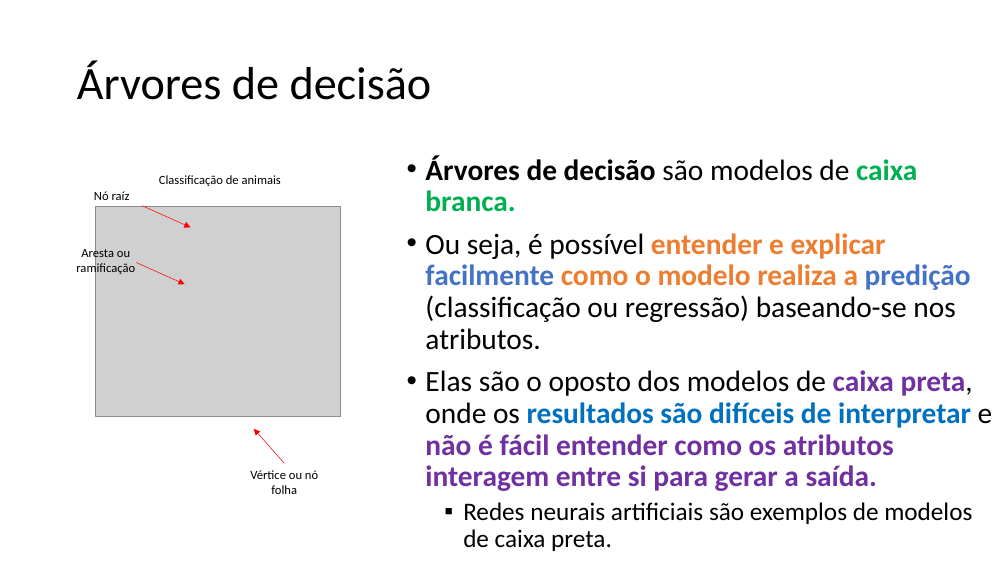
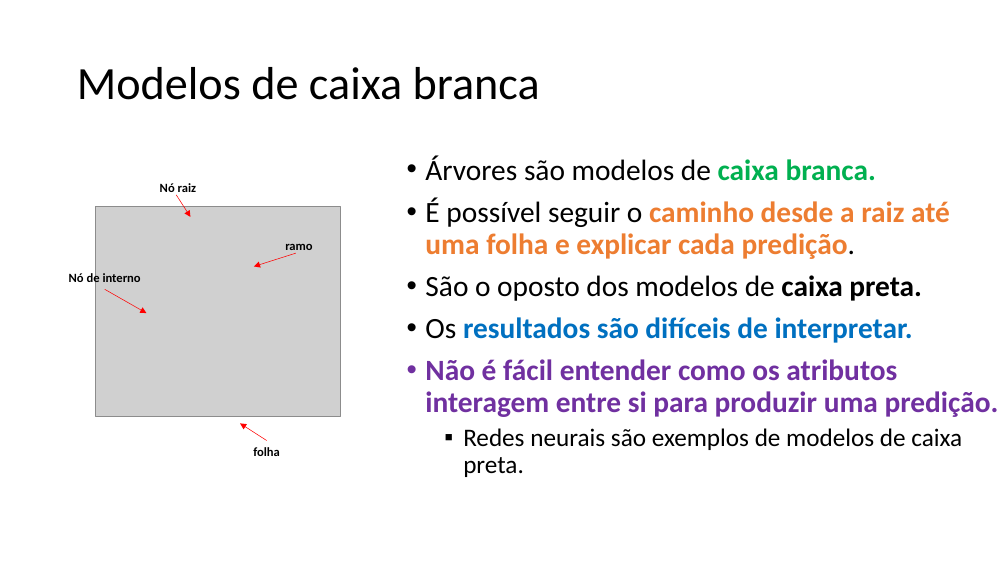
Before and after one commit to zz4fap/c24_inteligencia_artificial, a slide deck: slide 8 of slides/C24_Árvores_de_decisão.pptx (slide 14 before the commit). Drawn at 1008x567 pixels with LibreOffice and Linux fonts; fonts in the diff are those of the drawing; grey boxes stand for pictures. Boxes give left, top, right and bottom in pixels: in the first picture for what was removed or moved away, otherwise in the second. Text is boxed around its words. In the diff, an @@ line names an element or a change of style, - is before the commit and + after.

```diff
--- a/slides/C24_Árvores_de_decisão.pptx
+++ b/slides/C24_Árvores_de_decisão.pptx
@@ title at (77,67,540,100): text changed @@
-Árvores de decisão
+Modelos de caixa branca
@@ text removed at (159,175,281,186) @@
-Classificação de animais
@@ text at (425,155,999,477): text changed @@
-• Árvores de decisão são modelos de caixa branca.
-• Ou seja, é possível entender e explicar facilmente como o modelo realiza a predição (classificação ou regressão) baseando-se nos atributos.
-• Elas são o oposto dos modelos de caixa preta, onde os resultados são difíceis de interpretar e não é fácil entender como os atributos interagem entre si para gerar a saída.
-  ▪ Redes neurais artificiais são exemplos de modelos de caixa preta.
+• Árvores são modelos de caixa branca.
+• É possível seguir o caminho desde a raiz até uma folha e explicar cada predição.
+• São o oposto dos modelos de caixa preta.
+• Os resultados são difíceis de interpretar.
+• Não é fácil entender como os atributos interagem entre si para produzir uma predição.
+  ▪ Redes neurais são exemplos de modelos de caixa preta.
@@ text at (160,183,196,192): text changed; bold on @@
-Nó raíz
+Nó raiz
@@ arrow moved from (142, 206) - (191, 228) to (176, 195) - (191, 217) @@
@@ text removed at (76,246,135,275) @@
-Aresta ou ramificação
@@ arrow added from (296, 253) to (254, 266), #FF0000 0.5 pt @@
@@ text added at (285,244,312,254), 12 pt, text #000000, bold @@
+ramo
@@ text added at (69,272,141,286), 12 pt, text #000000, bold @@
+Nó de interno
@@ arrow moved from (136, 262) - (185, 284) to (105, 290) - (147, 313) @@
@@ arrow moved from (284, 464) - (254, 429) to (267, 441) - (240, 423) @@
@@ text at (253,447,280,456): text changed; bold on @@
-Vértice ou nó folha
+folha
```
Also in this commit, not shown: 7 other slides changed, 3 slides added, 2 slides removed.
